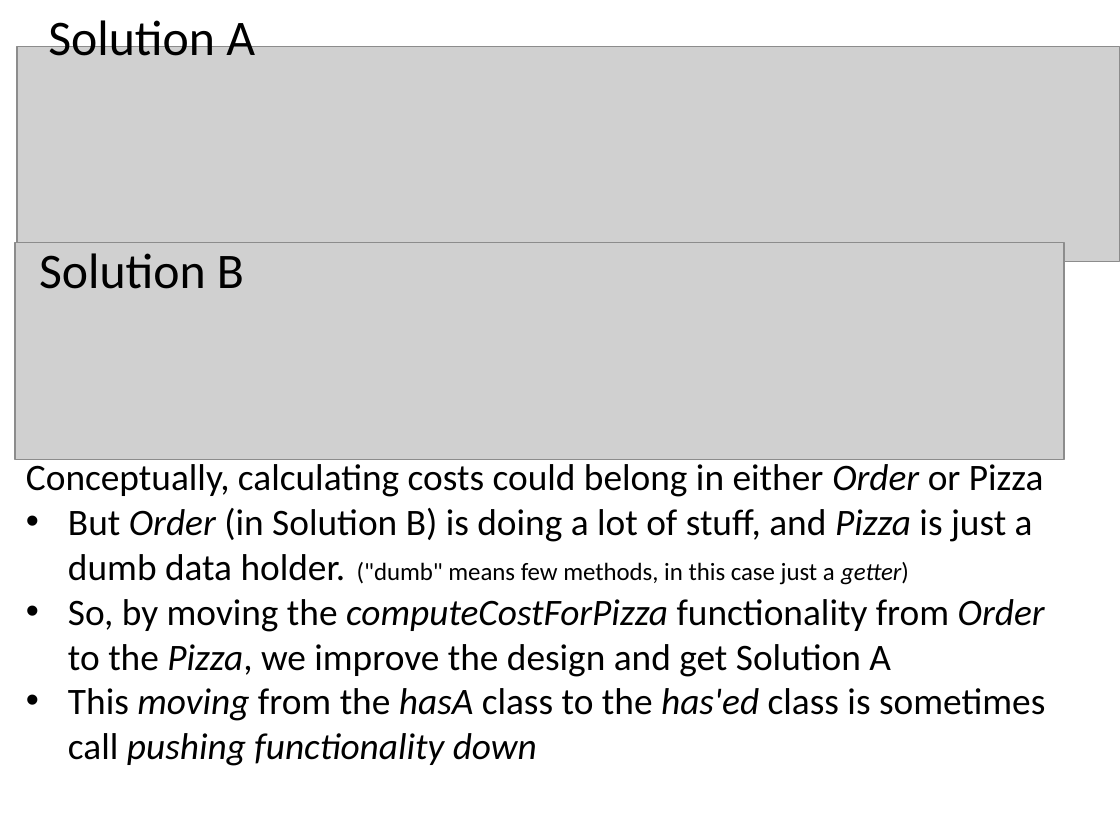
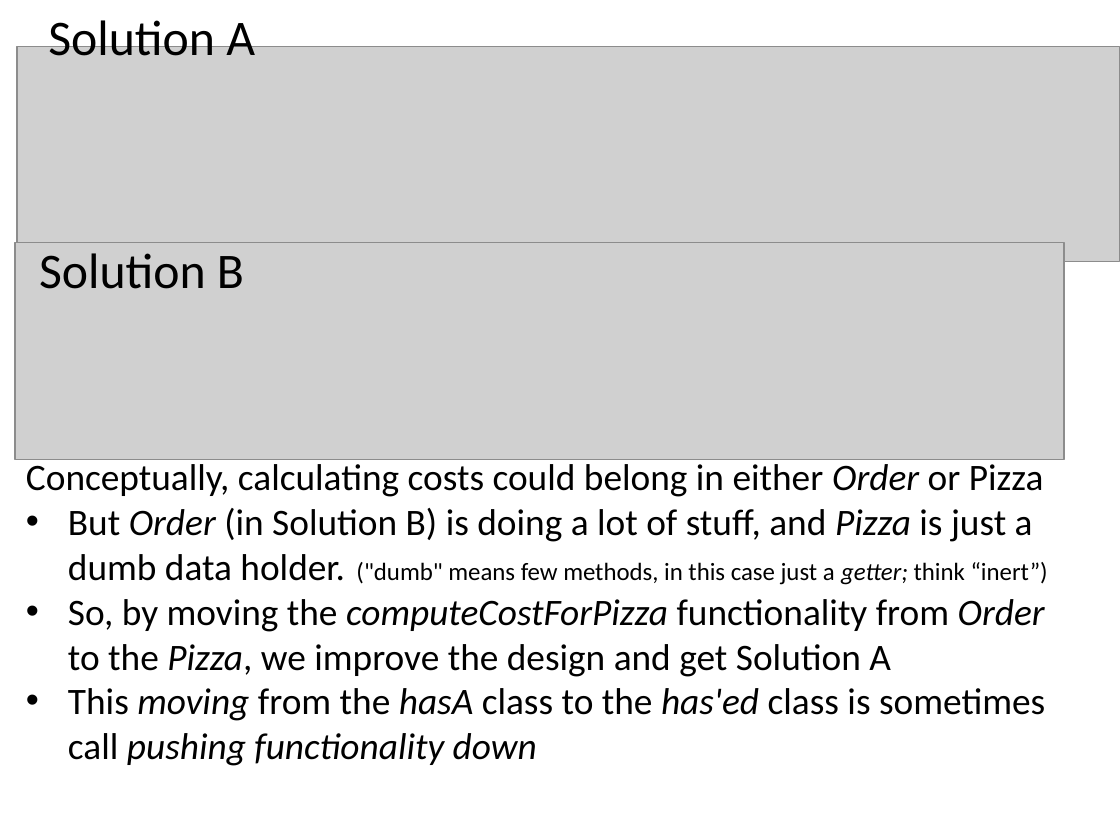
Before and after one commit to RHIT-CSSE/csse220, a slide deck: slide 4 of ClassMaterials/Encapsulation/Slides/Part4-PizzaRestaurantDesignProblem.pptx. Drawn at 1120x840 pixels with LibreOffice and Linux fonts; fonts in the diff are those of the drawing; grey boxes stand for pictures. Boxes give left, top, right and bottom in pixels: in the first picture for what was removed or moved away, otherwise in the second. Text is boxed around its words. In the diff, an @@ line names an element or a change of style, - is before the commit and + after.

Commit message:
Minor changes to encapuslation slides (fix typos, dumb->inert).

```diff
--- a/ClassMaterials/Encapsulation/Slides/Part4-PizzaRestaurantDesignProblem.pptx
+++ b/ClassMaterials/Encapsulation/Slides/Part4-PizzaRestaurantDesignProblem.pptx
@@ text at <box>68,508,1048,585</box>: text changed @@
-• But Order (in Solution B) is doing a lot of stuff, and Pizza is just a dumb data holder. ("dumb" means few methods, in this case just a getter)
+• But Order (in Solution B) is doing a lot of stuff, and Pizza is just a dumb data holder. ("dumb" means few methods, in this case just a getter; think “inert”)
```
Also in this commit, not shown: 2 other slides changed, 4 other files.
